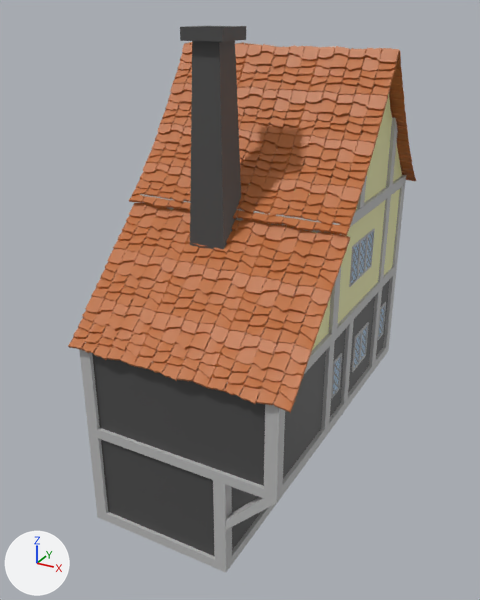
The FBX model ReignOfRuin/Assets/Prefabs/Envrinment Prefabs/Env_Prefabs/BlackSmith_V5.fbx as it was, and as the next commit left it.
Both versions are drawn from a camera (50 mm lens) standing at (9.56, -17.46, 11.82) and looking at (2.04, -3.79, 4.99). The axes (+X, +Y, +Z) are drawn at lower left. The lights are the same throughout. Vertices at the same position are counted once.

Objects in the first picture: 'TownBuilding_3'.
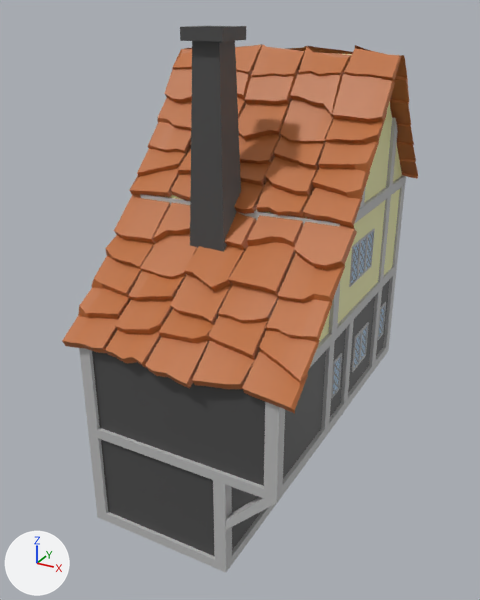
The newer file is also rescaled (x0.01) as a whole; pictures and numbers use the older file's frame.

Location of each change, (x1, y1, x2, y2) in pixels of the pictures (480 x 600 px; the box of a moved part takes in the faces that stretch with it):
'TownBuilding_3', reshaped
    before: (68, 26, 416, 572)
    after: (62, 26, 418, 572)
part 1 of me_cube_615, moved or reshaped
    before: (156, 261, 250, 330)
    after: (62, 195, 357, 413)
part 2 of me_cube_615, added
    after: (390, 78, 418, 179)
part 3 of me_cube_615, added
    after: (185, 45, 407, 80)
part 4 of me_cube_615, deleted (orange)
    before: (68, 42, 416, 413)
part 5 of me_cube_615, moved or reshaped
    before: (266, 46, 400, 236)
    after: (129, 44, 402, 228)

What the commit changed:
me_cube_615 is used by ob_townbuilding_3; location (0.0, 0.0, 0.0).
me_cube_615 had 18304 vertices, 18970 faces and spanned x -0.3..5.28, y -7.77..1.56, z 0.0..11.49.
me_cube_615 now has 3522 vertices, 3094 faces and spans x -0.34..5.34, y -7.87..1.27, z 0.0..11.49.
me_cube_615 part 1: the loose piece of 506 vertices spanning x 1.64..3.46, y -6.87..-5.88, z 5.72..6.71 is scaled about its middle by 3.12, then moved by (-0.04, 0.05, 0.09).
me_cube_615 part 2: a new loose piece of 438 vertices spanning x -0.3..5.31, y -2.15..0.16, z 7.64..10.55, in mat_orangeroof_001 (orange #bd6d37).
me_cube_615 part 3: a new loose piece of 138 vertices spanning x -0.29..5.31, y -2.51..-1.88, z 10.27..11.08, in mat_orangeroof_001 (orange #bd6d37).
me_cube_615 part 4: 28 loose pieces with 14168 vertices, spanning x -0.28..5.28, y -7.77..0.3, z 4.84..11.08, are deleted.
me_cube_615 part 5: 1010 vertices removed from x 3.39..5.23, y -5.16..-2.43, z 7.57..11.05; 642 vertices added at x -0.31..5.31, y -5.15..-2.48, z 7.64..11.08.
